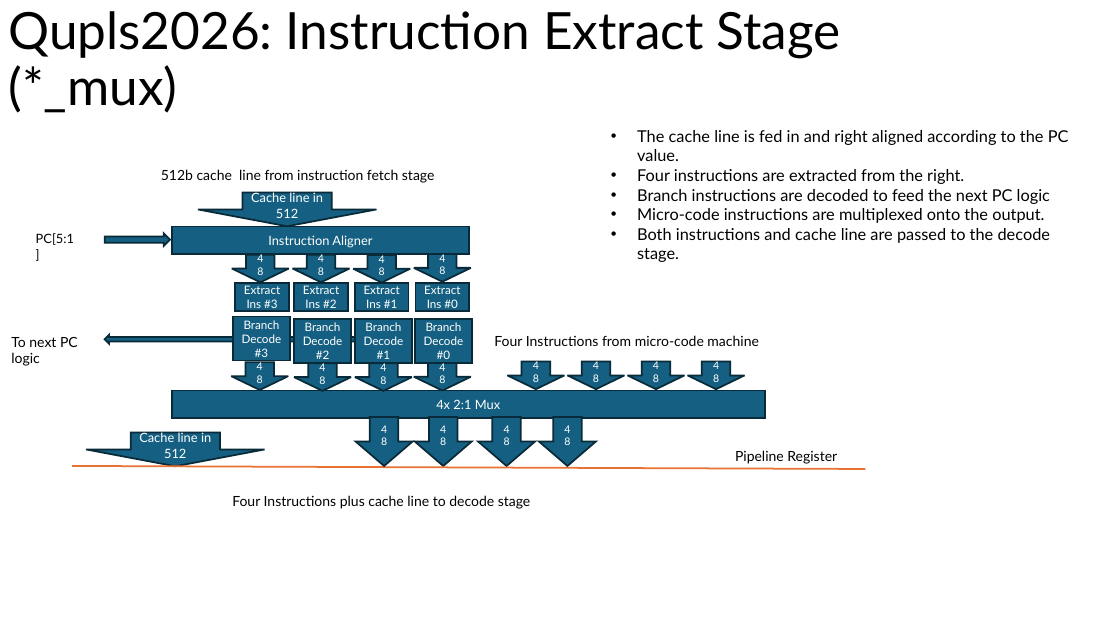
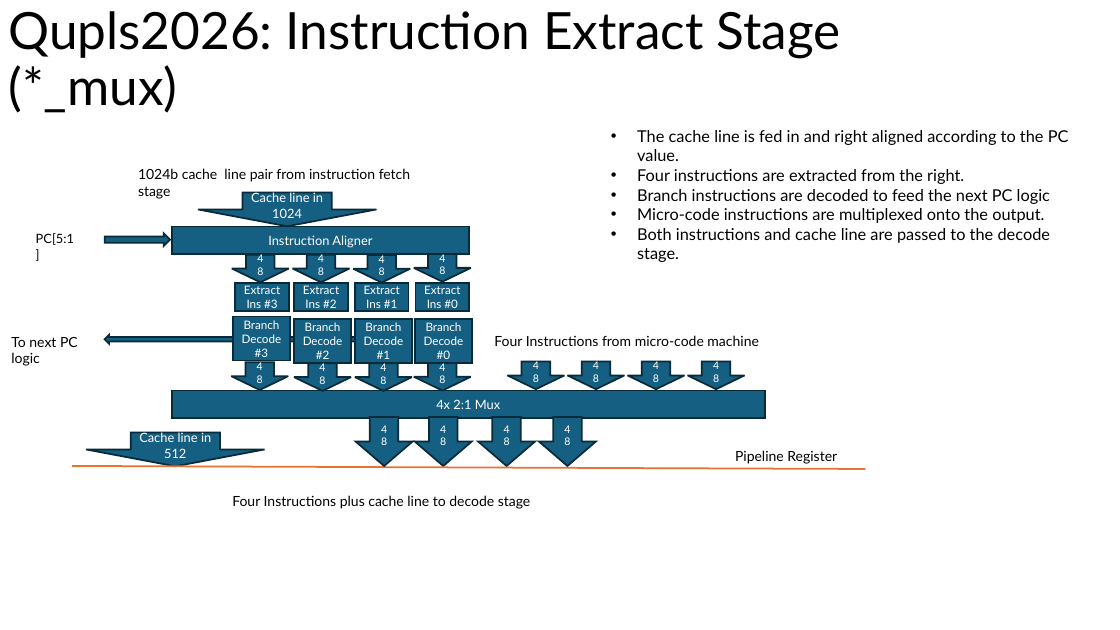
Before and after one commit to robfinch/Qupls, a slide deck: slide 2 of rtl/cpu_v4/doc/Qupls2026.pptx. Drawn at 1120x630 pixels with LibreOffice and Linux fonts; fonts in the diff are those of the drawing. Boxes give left, top, right and bottom in pixels: in the first picture for what was removed or moved away, otherwise in the second. Text is boxed around its words. In the diff, an @@ line names an element or a change of style, - is before the commit and + after.

Commit message:
Qupls4 - update

```diff
--- a/rtl/cpu_v4/doc/Qupls2026.pptx
+++ b/rtl/cpu_v4/doc/Qupls2026.pptx
@@ text at bbox=[138, 168, 410, 199]: text changed @@
-512b cache line from instruction fetch stage
+1024b cache line pair from instruction fetch stage
@@ text in down arrow at bbox=[251, 191, 323, 218]: text changed @@
-Cache line in 512
+Cache line in 1024
```
Also in this commit, not shown: 4 other slides changed, 11 other files.
